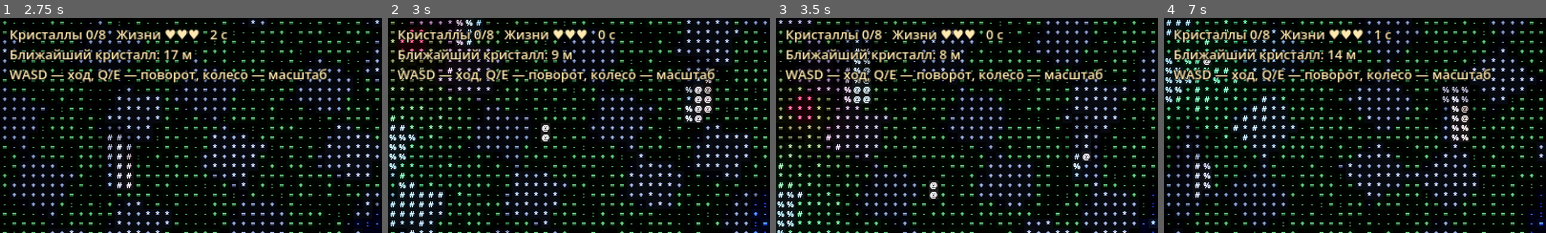
Above: before the commit, frames 1-4 (left to right).
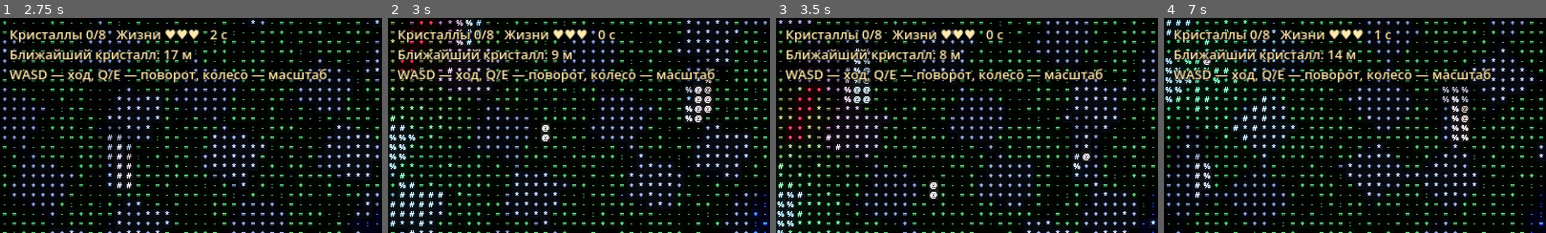
Above: after the commit, the same moments.

Repository: arteick/proxy-test
Game: Godot game, scene res://main.tscn
The game is run twice, just before and just after one commit, with the same random seed, the same clock (stepped at 60 frames per second) and the same inputs.
Inputs (mouse positions are % of the whole screen's width and height, from its top left):
- Up to frame 1 (2.75 s): tap Enter at 0.5 s; move the mouse to (72, 45) at 0.52 s; hold D 0.53-1.28 s; tap R at 0.6 s; click (72, 45) at 0.67 s; move the mouse to (30, 55) at 1.27 s; hold S 1.28-2.03 s; tap Q at 1.35 s; move the mouse to (60, 28) at 2.02 s; hold D from 2.03 s (still down); hold E from 2.03 s (still down)
- Up to frame 2 (3 s): move the mouse to (45, 70) at 2.77 s; release D at 2.78 s; release E at 2.78 s; hold W from 2.78 s (still down); tap R at 2.85 s; click (45, 70) at 2.92 s
- Up to frame 3 (3.5 s): keep holding W
- Up to frame 4 (7 s): move the mouse to (80, 65) at 3.52 s; release W at 3.53 s; hold Q 3.53-4.28 s; hold A 3.53-5.03 s; move the mouse to (20, 35) at 4.27 s; tap E at 4.35 s; move the mouse to (55, 50) at 5.02 s; hold S 5.03-5.78 s; tap R at 5.1 s; click (55, 50) at 5.17 s; move the mouse to (35, 25) at 5.77 s; hold D 5.78-6.53 s; tap Q at 5.85 s; move the mouse to (72, 45) at 6.52 s; hold W from 6.53 s (still down); hold E from 6.53 s (still down)
The pictures show only the part of the screen within x 0-50%, y 0-50%; the shares and areas given below are measured in that part.

Frame 1 is identical in both runs. In frame 2, 0.2% of the frame differs, in the area x 3-12%, y 1-26%; in frame 3, 0.2%, in the area x 3-12%, y 32-57%; in frame 4, less than 0.1%.

Commit message:
Чат: красные летучие мыши вместо врагов-шаров
Co-Authored-By: Claude Sonnet 5.5 <noreply@anthropic.com>
Claude-Session: https://claude.ai/code/session_0191S49QFcLaSgKdYF31WStg

Diff:
--- a/godot/scripts/actors.gd
+++ b/godot/scripts/actors.gd
@@ -19,11 +19,47 @@
 		out.append(_orb(parent, 0.3, 0.8, gem, Vector3(c.x, 1.0, c.y), Color("6fe6ff"), 8.0, 2.5))
 	return out
 
+const WING_FLAP_MOVE := 14.0
+const WING_FLAP_IDLE := 3.0
+
+# Красная летучая мышь: тело, уши, два крыла на шарнирах (meta wing_l / wing_r).
+static func make_bat(parent: Node3D, pos: Vector3) -> Node3D:
+	var red := Props.mat(Color("8a1020"), 0.8)
+	red.emission_enabled = true
+	red.emission = Color("ff3050")
+	red.emission_energy_multiplier = 0.6
+	var bat := Node3D.new()
+	bat.position = pos
+	parent.add_child(bat)
+	var body := SphereMesh.new(); body.radius = 0.3; body.height = 0.7
+	Props.mesh(body, red, Vector3.ZERO, bat)
+	for sx in [-1.0, 1.0]:
+		var ear := CylinderMesh.new(); ear.top_radius = 0.0; ear.bottom_radius = 0.1; ear.height = 0.3
+		Props.mesh(ear, red, Vector3(sx * 0.14, 0.4, 0), bat)
+		var pivot := Node3D.new()
+		pivot.position = Vector3(sx * 0.25, 0.05, 0)
+		bat.add_child(pivot)
+		var wing := BoxMesh.new(); wing.size = Vector3(1.0, 0.05, 0.6)
+		Props.mesh(wing, red, Vector3(sx * 0.5, 0, 0), pivot)
+		bat.set_meta("wing_l" if sx < 0.0 else "wing_r", pivot)
+	var l := OmniLight3D.new()
+	l.light_color = Color("ff3050"); l.omni_range = 6.0; l.light_energy = 1.5
+	bat.add_child(l)
+	return bat
+
+# Взмах крыльями: быстрый в движении, медленный и широкий на месте.
+static func flap_angle(t: float, moving: bool) -> float:
+	if moving:
+		return sin(t * WING_FLAP_MOVE) * 0.7
+	return sin(t * WING_FLAP_IDLE) * 0.35
+
+static func animate_bat(bat: Node3D, t: float, moving: bool) -> void:
+	var a := flap_angle(t, moving)
+	bat.get_meta("wing_l").rotation.z = -a
+	bat.get_meta("wing_r").rotation.z = a
+
 static func spawn_enemies(parent: Node3D, points: Array) -> Array:
-	var shade := Props.mat(Color("1a0c14"), 0.9)
-	shade.emission_enabled = true
-	shade.emission = Color("ff3050")
 	var out: Array = []
 	for e in points:
-		out.append(_orb(parent, 0.55, 1.1, shade, Vector3(e.x, 1.0, e.y), Color("ff3050"), 6.0, 1.5))
+		out.append(make_bat(parent, Vector3(e.x, 1.0, e.y)))
 	return out
--- a/godot/scripts/world.gd
+++ b/godot/scripts/world.gd
@@ -100,7 +100,13 @@
 		crystal_nodes[i].rotation.y = t
 		crystal_nodes[i].scale = Vector3.ONE * Move.marker_scale(zoom)
 	for i in enemy_nodes.size():
-		enemy_nodes[i].position = Vector3(game.enemies[i].x, 1.0 + sin(t * 3.0 + i) * 0.2, game.enemies[i].y)
+		var prev: Vector3 = enemy_nodes[i].position
+		var np := Vector3(game.enemies[i].x, 1.0 + sin(t * 3.0 + i) * 0.2, game.enemies[i].y)
+		var flying := Vector2(np.x - prev.x, np.z - prev.z).length() > 0.0005
+		enemy_nodes[i].position = np
+		if flying:
+			enemy_nodes[i].rotation.y = atan2(-(np.x - prev.x), -(np.z - prev.z))
+		Actors.animate_bat(enemy_nodes[i], t + i, flying)
 		enemy_nodes[i].scale = Vector3.ONE * Move.marker_scale(zoom)
 	if ev.has("hurt"):
 		light.flash()
--- a/godot/tests/run.gd
+++ b/godot/tests/run.gd
@@ -82,5 +82,14 @@
 	check(fi.get_width() == Level.TILE * 8 and fi.get_pixel(5, 5) != fi.get_pixel(40, 40), "пол: текстура с вариацией")
 	check(Level.build(root).size() == Level.COLUMNS and root.get_child_count() == Level.COLUMNS + 1, "уровень: колонны и коллайдеры")
 	check(Actors.spawn_crystals(root, Game.new(2).crystals).size() == Game.CRYSTALS and Actors.spawn_enemies(root, Game.new(2).enemies).size() == Game.ENEMIES, "узлы: кристаллы и тени")
+	var bat := Actors.make_bat(root, Vector3.ZERO)
+	Actors.animate_bat(bat, 0.1, true)
+	check(bat.get_meta("wing_l").rotation.z == -bat.get_meta("wing_r").rotation.z and bat.get_meta("wing_r").rotation.z != 0.0, "мышь: крылья машут симметрично")
+	var amp_move := 0.0
+	var amp_idle := 0.0
+	for k in 100:
+		amp_move = maxf(amp_move, absf(Actors.flap_angle(k * 0.01, true)))
+		amp_idle = maxf(amp_idle, absf(Actors.flap_angle(k * 0.01, false)))
+	check(amp_move > 0.3 and amp_idle > 0.1 and Actors.WING_FLAP_MOVE > Actors.WING_FLAP_IDLE, "мышь: крылья шевелятся и в движении, и на месте (в движении быстрее)")
 	root.free()
 	quit(1 if fails else 0)
Not shown, changed: docs/MEMORY.md
Not shown, changed: docs/PROGRESS.md
Not shown, added: docs/chat/20261026-030519-sscs.md
